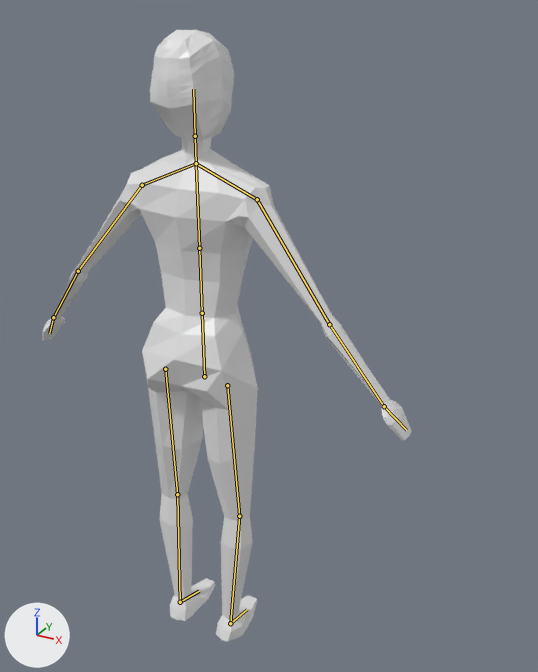
A saved change to the Blender file Assets/Models/blend/charakter.blend.
One viewpoint serves both versions: a camera (50 mm lens) standing at (1.149, -1.684, 1.957) and looking at (0.116, 0.194, 1.018). The axes (+X, +Y, +Z) are drawn at lower left. The lights are the same throughout. The bones that bend it are drawn over the model as lines.

Names of what the first picture shows: 'charaket_mesh'.
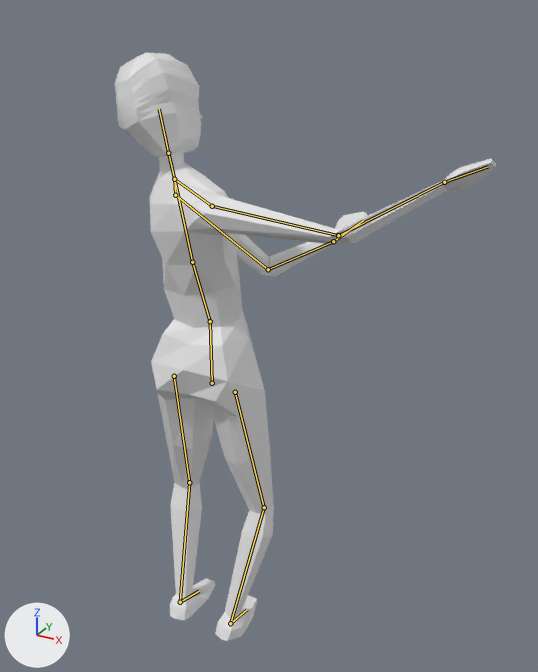
The newer file adds an action. The first version stands in its rest pose; the second is drawn at frame 15 of the action 'Dance_1'.

What differs and where, as boxes [x1, y1, x2, y2] in the pictures (538 x 672 px):
'charaket_mesh', posed
    before: [42, 30, 411, 642]
    after: [115, 53, 496, 641]
bone 'ROOT', root to tip
    before: (204, 376) to (202, 313)
    after: (212, 383) to (210, 321)
bone 'lower_spine', root to tip
    before: (202, 313) to (199, 248)
    after: (210, 321) to (192, 262)
bone 'upper_spine', root to tip
    before: (199, 248) to (196, 163)
    after: (192, 262) to (174, 179)
bone 'shoulder.l', root to tip
    before: (196, 163) to (142, 185)
    after: (174, 179) to (175, 195)
bone 'upper_arm.l', root to tip
    before: (142, 185) to (78, 271)
    after: (175, 195) to (268, 269)
bone 'lower_arm.l', root to tip
    before: (78, 271) to (53, 317)
    after: (268, 269) to (333, 241)
bone 'upper_arm.r', root to tip
    before: (257, 199) to (329, 324)
    after: (212, 206) to (338, 235)
bone 'lower_arm.r', root to tip
    before: (329, 324) to (384, 406)
    after: (338, 235) to (444, 182)

Patch to the scene script:
```diff
--- a/Assets/Models/blend/charakter.blend.py
+++ b/Assets/Models/blend/charakter.blend.py
@@ bone_root @@
 bone_root = bpy.data.objects['Armature'].pose.bones['ROOT']
-bone_root.location = (0.0, 0.0, 0.0)
+bone_root.location = (0.0, -0.041, 0.041)
@@ bone_lower_spine @@
 bone_lower_spine = bpy.data.objects['Armature'].pose.bones['lower_spine']  # child of 'ROOT'
-bone_lower_spine.rotation_quaternion = (1.0, 0.0, 0.0, 0.0)  # degrees (0, 0, 0)
+bone_lower_spine.rotation_quaternion = (0.993, -0.092, 0.007, -0.076)  # degrees (-11, 0, -9)
@@ bone_upper_spine @@
 bone_upper_spine = bpy.data.objects['Armature'].pose.bones['upper_spine']  # child of 'lower_spine'
-bone_upper_spine.rotation_quaternion = (1.0, 0.0, 0.0, 0.0)  # degrees (0, 0, 0)
+bone_upper_spine.rotation_quaternion = (0.966, 0.094, -0.231, -0.062)  # degrees (14, -26, -10)
@@ bone_shoulder_l @@
 bone_shoulder_l = bpy.data.objects['Armature'].pose.bones['shoulder.l']  # child of 'upper_spine'
-bone_shoulder_l.rotation_quaternion = (1.0, 0.0, 0.0, 0.0)  # degrees (0, 0, 0)
+bone_shoulder_l.rotation_quaternion = (0.978, 0.192, 0.066, 0.056)  # degrees (23, 6, 8)
@@ bone_upper_arm_l @@
 bone_upper_arm_l = bpy.data.objects['Armature'].pose.bones['upper_arm.l']  # child of 'shoulder.l'
-bone_upper_arm_l.location = (0.0, 0.0, 0.0)
-bone_upper_arm_l.rotation_quaternion = (1.0, 0.0, 0.0, 0.0)  # degrees (0, 0, 0)
+bone_upper_arm_l.location = (-0.01, -0.013, -0.001)
+bone_upper_arm_l.rotation_quaternion = (0.832, 0.263, -0.306, -0.382)  # degrees (45, -18, -57)
@@ bone_lower_arm_l @@
 bone_lower_arm_l = bpy.data.objects['Armature'].pose.bones['lower_arm.l']  # child of 'upper_arm.l'
-bone_lower_arm_l.rotation_quaternion = (1.0, 0.0, 0.0, 0.0)  # degrees (0, 0, 0)
+bone_lower_arm_l.rotation_quaternion = (0.81, 0.243, -0.053, -0.532)  # degrees (27, 10, -64)
@@ bone_upper_arm_r @@
 bone_upper_arm_r = bpy.data.objects['Armature'].pose.bones['upper_arm.r']  # child of 'shoulder.r'
-bone_upper_arm_r.location = (0.0, 0.0, 0.0)
-bone_upper_arm_r.rotation_quaternion = (1.0, 0.0, 0.0, 0.0)  # degrees (0, 0, 0)
+bone_upper_arm_r.location = (0.01, 0.012, 0.0)
+bone_upper_arm_r.rotation_quaternion = (0.917, -0.205, -0.164, 0.299)  # degrees (-29, -10, 39)
@@ bone_lower_arm_r @@
 bone_lower_arm_r = bpy.data.objects['Armature'].pose.bones['lower_arm.r']  # child of 'upper_arm.r'
-bone_lower_arm_r.rotation_quaternion = (1.0, 0.0, 0.0, 0.0)  # degrees (0, 0, 0)
+bone_lower_arm_r.rotation_quaternion = (0.918, 0.035, -0.203, 0.339)  # degrees (-5, -23, 41)
```
